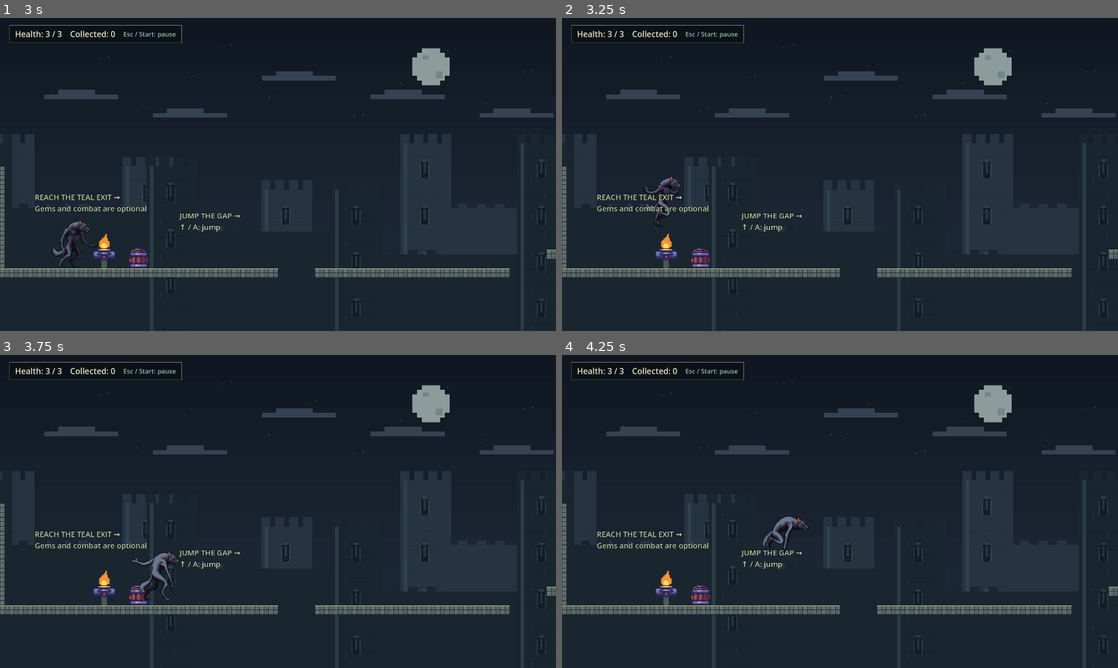
Above: before the commit, frames 1-4 (two rows, left to right).
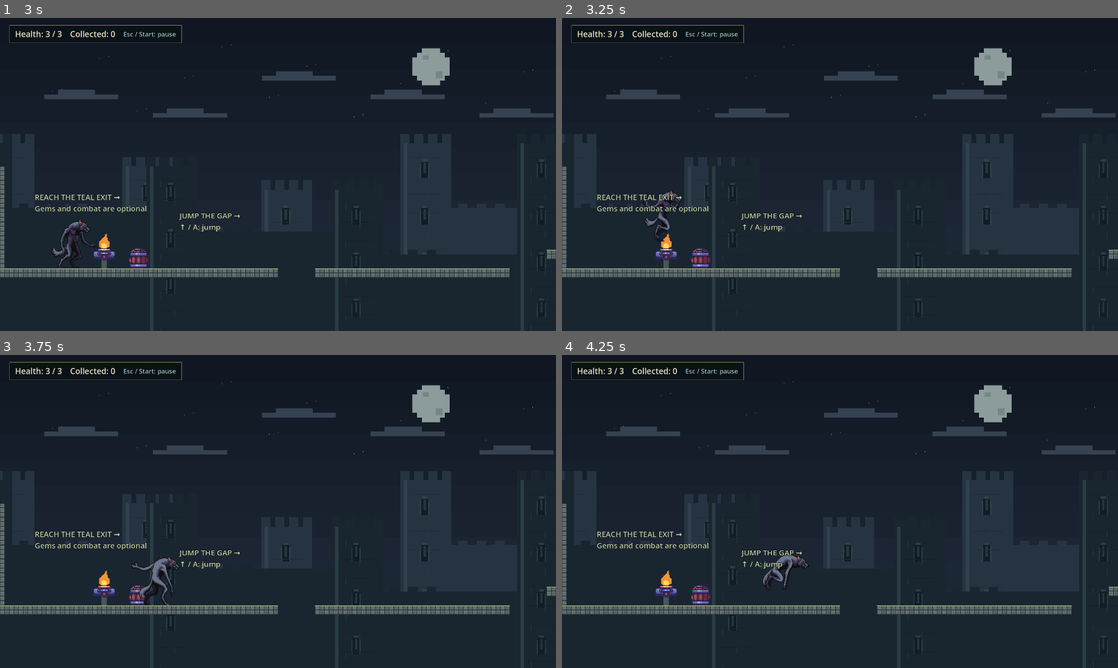
Above: after the commit, the same moments.

Repository: joacod/godot-games
Game: Godot game, scene res://scenes/title.tscn
Two runs of this game, one before a commit and one after it. Both use one fixed random seed, a clock stepped at 60 frames per second and the inputs below.
Inputs (mouse positions are in pixels of both pictures, inside the frame that each line leads up to):
- Up to frame 1 (3 s): click "How to Play" at 0.5 s; click "Back" at 1.25 s; click "Play" at 2 s; tap Enter at 2.75 s; move the mouse to (400, 158) at 2.77 s; hold Right (right) from 2.78 s (still down); tap Z (attack1) at 2.85 s; click (400, 158) at 2.92 s
- Up to frame 2 (3.25 s): keep holding Right (right); tap Up (jump) at 3.02 s; tap X (attack2) at 3.05 s
- Up to frame 3 (3.75 s): keep holding Right (right); tap Up (jump) at 3.32 s; move the mouse to (166, 527) at 3.52 s; tap X (attack2) at 3.6 s; click (166, 527) at 3.67 s
- Up to frame 4 (4.25 s): keep holding Right (right); tap Up (jump) at 3.77, 4.07 s; tap C (attack3) at 3.8 s

Frame 1 is identical in both runs. In frame 2, 0.4% of the frame differs, in the area x 14-22%, y 50-72%; in frame 3, 0.5%; in frame 4, 0.6%, in the area x 36-45%, y 51-76%.

Commit message:
Improve platformer jump forgiveness and height control

Diff:
--- a/2d-platform/scenes/main_character.gd
+++ b/2d-platform/scenes/main_character.gd
@@ -18,6 +18,17 @@
 @export var run_speed = 700.0
 ## Upward jump velocity in pixels per second; negative points upward.
 @export var jump_velocity = -900.0
+## Seconds after leaving a ledge during which Jump still works.
+@export var coyote_time = 0.12
+## Seconds a fresh Jump press waits for a landing.
+@export var jump_buffer_time = 0.12
+## Remaining upward speed after releasing Jump early (fraction of full speed).
+@export_range(0.0, 1.0) var jump_cut_ratio = 0.45
+var coyote_remaining = 0.0
+var jump_buffer_remaining = 0.0
+var jump_in_progress = false
+# A menu confirm or held Jump must be released before a new jump request.
+var jump_armed = false
 ## Horizontal slowdown in pixels per second squared (50 per tick at 60 Hz).
 @export var deceleration = 3000.0
 @onready var player = $AnimatedSprite2D
@@ -71,11 +82,13 @@
 	else:
 		player.modulate = Color.WHITE
 	handle_gravity(delta)
-	handle_jump()
+	handle_jump(delta)
 	handle_movement(delta)
 	handle_attacks()
 	update_animation()
 	move_and_slide()
+	if is_on_floor():
+		jump_in_progress = false
 	_update_attack_hitbox()
 	# Monitoring stays on so enemies already inside are detected when striking begins.
 	if attack_active:
@@ -114,7 +127,7 @@
 	is_dead = true
 	health = 0
 	health_changed.emit(health)
-	velocity = Vector2.ZERO
+	clear_movement_state()
 	is_attacking = false
 	attack_active = false
 	hit_enemies.clear()
@@ -128,9 +141,37 @@
 	if not is_on_floor():
 		velocity.y += gravity * delta
 
-func handle_jump():
-	if Input.is_action_just_pressed(INPUT_JUMP) and is_on_floor():
+func clear_jump_input():
+	jump_buffer_remaining = 0.0
+	jump_armed = false
+
+func clear_movement_state():
+	clear_jump_input()
+	coyote_remaining = 0.0
+	jump_in_progress = false
+	velocity = Vector2.ZERO
+
+func handle_jump(delta):
+	if is_on_floor() and not jump_in_progress:
+		coyote_remaining = coyote_time
+	else:
+		coyote_remaining = maxf(0.0, coyote_remaining - delta)
+	jump_buffer_remaining = maxf(0.0, jump_buffer_remaining - delta)
+	var jump_held = Input.is_action_pressed(INPUT_JUMP)
+	var jump_pressed = Input.is_action_just_pressed(INPUT_JUMP) and jump_armed
+	if not jump_held:
+		jump_armed = true
+	elif jump_pressed:
+		jump_armed = false
+		jump_buffer_remaining = jump_buffer_time
+	if (jump_pressed or jump_buffer_remaining > 0.0) and (is_on_floor() or coyote_remaining > 0.0) and not jump_in_progress:
 		velocity.y = jump_velocity
+		jump_buffer_remaining = 0.0
+		coyote_remaining = 0.0
+		jump_in_progress = true
+	# Also shorten a buffered jump whose button was released before landing.
+	if jump_in_progress and not jump_held and velocity.y < jump_velocity * jump_cut_ratio:
+		velocity.y = jump_velocity * jump_cut_ratio
 
 # Get the input direction and handle the movement/deceleration.
 func handle_movement(delta):
--- a/2d-platform/scenes/run_state.gd
+++ b/2d-platform/scenes/run_state.gd
@@ -79,6 +79,8 @@
 	if state != RunState.PAUSED:
 		return
 	pause_ui.hide()
+	# Discard pre-pause requests and the controller A used to activate Resume.
+	character.clear_jump_input()
 	state = RunState.PLAYING
 	get_tree().paused = false
 
@@ -87,6 +89,7 @@
 		return
 	var previous_state = state
 	state = RunState.RETRYING
+	character.clear_movement_state()
 	# Reload outside physics callbacks, replacing the entire run, not just the player.
 	_reload_level.call_deferred(previous_state)
 
@@ -105,6 +108,7 @@
 		return
 	var previous_state = state
 	state = RunState.RETRYING
+	character.clear_movement_state()
 	_open_main_menu.call_deferred(previous_state)
 
 func _open_main_menu(previous_state):
--- a/2d-platform/tests/level_route.gd
+++ b/2d-platform/tests/level_route.gd
@@ -60,6 +60,9 @@
 			var center = character.position.x + 44.0
 			if surface_index + 1 < route.size() and center >= route[surface_index + 1].start and character.is_on_floor() and absf(character.position.y + 146.0 - route[surface_index + 1].top) < 4.0:
 				surface_index += 1
+			# Hold through ascent to exercise full jumps, then release for the next.
+			if character.velocity.y >= 0.0:
+				Input.action_release("jump")
 			var jump_now = false
 			var enemy = run.get_node("Enemy")
 			# A walking player can fight, or use the displayed run input to clear
@@ -84,7 +87,6 @@
 				Input.action_press("jump")
 				jumps += 1
 			await tick()
-			Input.action_release("jump")
 			elapsed_ticks += 1
 			if elapsed_ticks % 120 == 0:
 				var camera = character.get_node("Camera2D")
@@ -120,9 +122,9 @@
 			await tick()
 		Input.action_press("jump")
 		await tick()
-		Input.action_release("jump")
 		for i in range(50):
 			await tick()
+		Input.action_release("jump")
 		check(character.health == 3 and character.position.x + 44.0 > enemy.position.x + 100.0, "Run jump clears patrol phase %s without contact damage" % [phase])
 		release_inputs()
 	# Each optional shelf is reachable by a run/jump from the preceding platform.
@@ -142,9 +144,9 @@
 		Input.action_press("run")
 		Input.action_press("jump")
 		await tick()
-		Input.action_release("jump")
 		for i in range(39):
 			await tick()
+		Input.action_release("jump")
 		Input.action_release("right")
 		for i in range(15):
 			await tick()
--- /dev/null
+++ b/2d-platform/tests/movement.gd
@@ -0,0 +1,203 @@
+extends SceneTree
+
+# Exercise the real player with a small floor, then actual run transitions.
+var failures = 0
+var fixture
+var character
+
+func _initialize():
+	_run.call_deferred()
+
+func check(condition: bool, description: String):
+	if not condition:
+		failures += 1
+		push_error(description)
+
+func ticks(count = 1):
+	for i in range(count):
+		await physics_frame
+		await process_frame
+
+func release_inputs():
+	for action in ["left", "right", "run", "jump"]:
+		Input.action_release(action)
+
+func fresh_player():
+	release_inputs()
+	if is_instance_valid(fixture):
+		fixture.queue_free()
+		await ticks()
+	fixture = Node2D.new()
+	root.add_child(fixture)
+	var floor_body = StaticBody2D.new()
+	floor_body.position = Vector2(200, 410)
+	var shape = CollisionShape2D.new()
+	shape.shape = RectangleShape2D.new()
+	shape.shape.size = Vector2(400, 20)
+	floor_body.add_child(shape)
+	fixture.add_child(floor_body)
+	character = load("res://scenes/main_character.tscn").instantiate()
+	character.position = Vector2(160, 254)
+	fixture.add_child(character)
+	await ticks(3)
+	check(character.is_on_floor(), "Fixture starts grounded")
+
+func jump_height(release_early):
+	await fresh_player()
+	var start_y = character.position.y
+	var highest_y = start_y
+	Input.action_press("jump")
+	await ticks(3)
+	if release_early:
+		Input.action_release("jump")
+	for i in range(60):
+		await ticks()
+		highest_y = minf(highest_y, character.position.y)
+	check(character.is_on_floor(), "Jump returns to the floor")
+	check(character.position.y > start_y - 1.0, "Held button cannot jump again on landing")
+	return start_y - highest_y
+
+func leave_ledge():
+	Input.action_press("right")
+	Input.action_press("run")
+	for i in range(40):
+		await ticks()
+		if not character.is_on_floor():
+			break
+	Input.action_release("right")
+	check(not character.is_on_floor(), "Walk off a real ledge")
+
+func pause_event():
+	var event = InputEventAction.new()
+	event.action = "pause"
+	event.pressed = true
+	current_scene._unhandled_input(event)
+
+func _run():
+	create_timer(30.0, true).timeout.connect(func():
+		push_error("Movement checks timed out")
+		quit(1)
+	)
+	var full_height = await jump_height(false)
+	var short_height = await jump_height(true)
+	check(full_height > 145.0 and short_height < full_height * 0.65, "Release makes a distinct short jump; hold retains full reach")
+	print("Jump heights: full %.1f px, short %.1f px" % [full_height, short_height])
+
+	await fresh_player()
+	await leave_ledge()
+	var ledge_window = character.coyote_remaining
+	paused = true
+	await ticks(20)
+	check(ledge_window > 0.0 and character.coyote_remaining == ledge_window, "Pause freezes an active coyote window")
+	paused = false
+	await ticks(3)
+	Input.action_press("jump")
+	await ticks()
+	check(character.velocity.y < -800.0, "Late ledge press jumps within coyote time")
+	Input.action_release("jump")
+	await ticks()
+	Input.action_press("jump")
+	await ticks()
+	check(character.velocity.y > -500.0, "Second midair press cannot reuse coyote time")
+
+	await fresh_player()
+	await leave_ledge()
+	await ticks(9)
+	Input.action_press("jump")
+	await ticks()
+	check(character.velocity.y > 0.0, "Press after coyote expiration cannot jump")
+
+	await fresh_player()
+	Input.action_press("attack1")
+	Input.action_press("right")
+	Input.action_press("jump")
+	await ticks()
+	Input.action_release("attack1")
+	check(character.is_attacking and character.velocity.y < -800.0 and character.velocity.x == character.walk_speed, "Movement and jumping remain available during attacks")
+
+	# Press just before landing, with and without releasing before touchdown.
+	for released in [false, true]:
+		await fresh_player()
+		character.position.y -= 100.0
+		character.velocity.y = 250.0
+		await ticks(9)
+		Input.action_press("jump")
+		await ticks()
+		check(not character.is_on_floor() and character.jump_buffer_remaining > 0.0, "Early press waits for landing")
+		if released:
+			Input.action_release("jump")
+		await ticks(5)
+		check(character.velocity.y < 0.0 and character.jump_buffer_remaining == 0.0, "Landing consumes the buffered jump once")
+		if released:
+			check(character.velocity.y > -500.0, "Released buffer produces a short jump")
+		await ticks(60)
+		check(character.is_on_floor(), "Buffered jump does not repeat")
+
+	await fresh_player()
+	character.position.y -= 180.0
+	await ticks(9)
+	Input.action_press("jump")
+	await ticks(35)
+	check(character.is_on_floor() and character.velocity.y == 0.0, "Expired buffer cannot jump on a later landing")
+
+	await fresh_player()
+	character.position.y -= 100.0
+	character.velocity.y = 250.0
+	await ticks(9)
+	Input.action_press("jump")
+	await ticks()
+	var buffer_before = character.jump_buffer_remaining
+	var coyote_before = character.coyote_remaining
+	var position_before = character.position
+	paused = true
+	await ticks(20)
+	check(character.jump_buffer_remaining == buffer_before and character.coyote_remaining == coyote_before and character.position == position_before, "Pause freezes windows and movement")
+	paused = false
+	character.clear_jump_input()
+	await ticks(10)
+	check(character.is_on_floor(), "Discarded pause buffer cannot jump on resume")
+
+	character.coyote_remaining = 0.1
+	character.jump_buffer_remaining = 0.1
+	character.jump_in_progress = true
+	character.kill()
+	check(character.velocity == Vector2.ZERO and character.coyote_remaining == 0.0 and character.jump_buffer_remaining == 0.0 and not character.jump_in_progress, "Death clears movement transients")
+	fixture.queue_free()
+	await ticks()
+	release_inputs()
+
+	change_scene_to_file("res://main.tscn")
+	await scene_changed
+	await ticks(30)
+	var run = current_scene
+	character = run.character
+	check(character.is_on_floor(), "Actual run lands at spawn")
+	pause_event()
+	character.jump_buffer_remaining = 0.1
+	Input.action_press("jump")
+	run.pause_ui.get_node("Overlay/Panel/Buttons/Resume").pressed.emit()
+	await ticks(3)
+	check(character.is_on_floor() and character.jump_buffer_remaining == 0.0, "Resume confirm does not become a jump")
+	Input.action_release("jump")
+	await ticks()
+	Input.action_press("jump")
+	await ticks()
+	check(character.velocity.y < -800.0, "Fresh press after Resume jumps normally")
+	pause_event()
+	run.retry()
+	await scene_changed
+	character = current_scene.character
+	check(character.coyote_remaining == 0.0 and character.jump_buffer_remaining == 0.0 and character.velocity == Vector2.ZERO and not character.jump_in_progress, "Retry starts with clean transients")
+	await ticks(30)
+	check(character.is_on_floor(), "Held jump across Retry cannot launch at spawn")
+	pause_event()
+	current_scene.main_menu()
+	await scene_changed
+	current_scene._play()
+	await scene_changed
+	character = current_scene.character
+	await ticks(30)
+	check(character.is_on_floor() and character.jump_buffer_remaining == 0.0, "Main Menu and Play discard movement and held jump")
+	release_inputs()
+	print("Movement checks: %s" % ("PASS" if failures == 0 else "FAIL (%s)" % failures))
+	quit(0 if failures == 0 else 1)
Not shown, changed: 2d-platform/PLAN.md
Not shown, changed: 2d-platform/README.md
